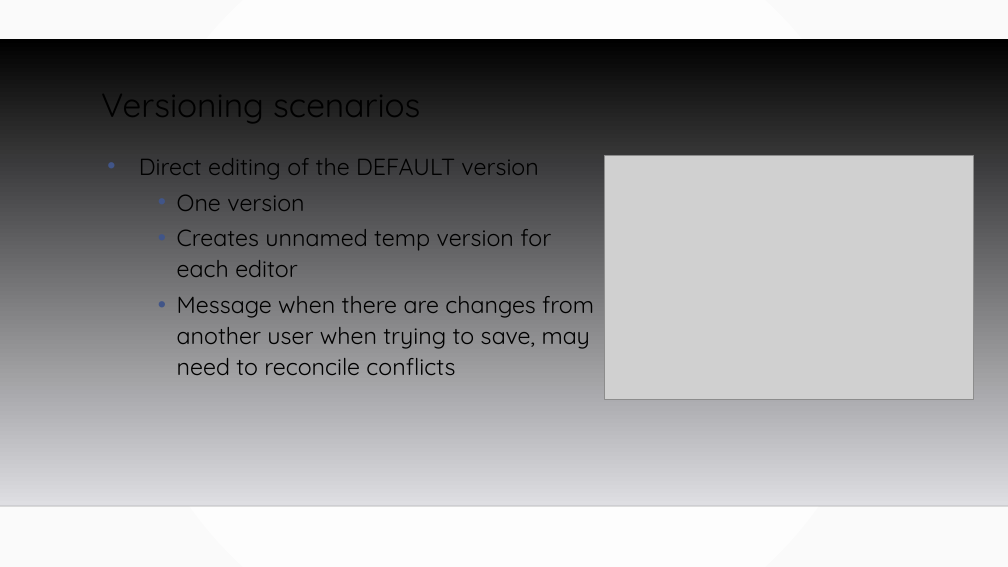
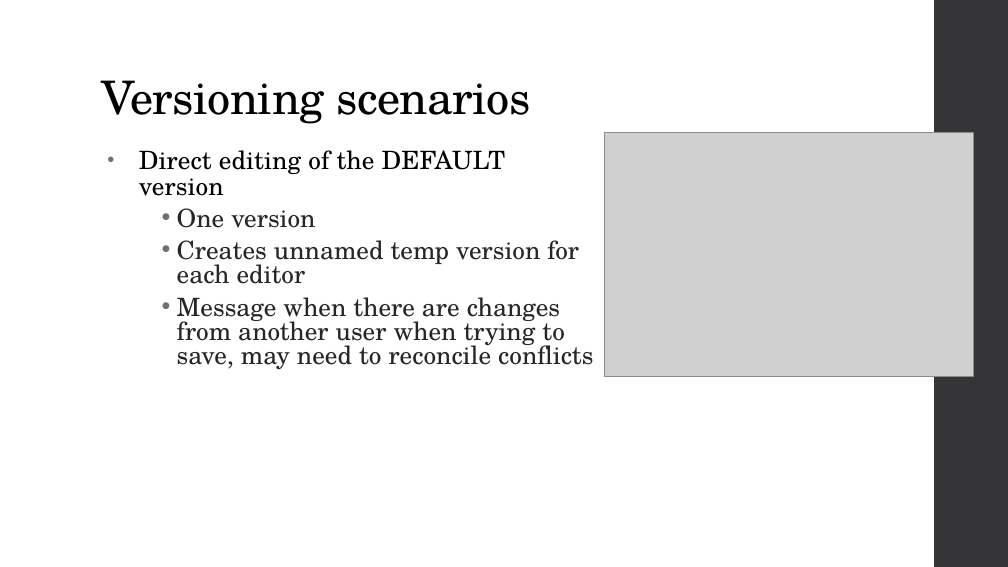
Before and after one commit to MGIS-UMN/GIS5577_week9, a slide deck: slide 16 of Database_Administration.odp. Drawn at 1008x567 pixels with LibreOffice and Linux fonts; fonts in the diff are those of the drawing; grey boxes stand for pictures; background and template pictures are left out. Boxes give left, top, right and bottom in pixels: in the first picture for what was removed or moved away, otherwise in the second. Text is boxed around its words. In the diff, an @@ line names an element or a change of style, - is before the commit and + after.

```diff
--- a/Database_Administration.odp
+++ b/Database_Administration.odp
@@ background gradient #FFFFFF to #FAFAFA to #FFFFFF @@
@@ freeform shape added at (934,0,1008,567), fill #353537 @@
@@ freeform shape removed at (0,39,1008,506) @@
@@ title "Versioning scenarios" at (101,80,530,124): size 32 to 44 pt, font Quicksand to TeX Gyre Schola, letter spacing 0 to -0.5 pt @@
@@ text "Direct editing of the DEFAULT ..." at (139,150,593,369): size 22.2 to 24 pt, font Quicksand to TeX Gyre Schola; letter spacing 0 to 0.1 pt in "Direct editing of the DEFAULT version"; text colour #000000 to #262626 in "One version", "Creates unnamed temp version for each editor", "Message when there are changes from another ..."; line spacing 1.1 to 0.85; more space between paragraphs; bullet colour #415588 to #6F6F74; indent changed; line spacing 1.1 to 0.8 @@
@@ picture: place and size @@
-picture at (605,156,974,400)
+picture at (605,132,974,377)
@@ line removed from (0, 506) to (1008, 506) @@
```
Also in this commit, not shown: 20 other slides changed, 1 other file.
